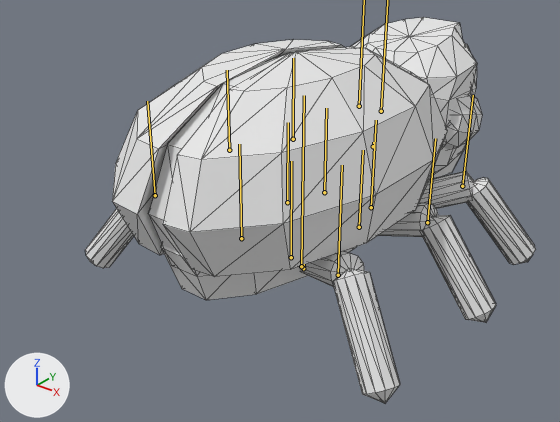
The glTF model assets/models/enemies/beetle_model.glb as it was, and as the next commit left it.
One viewpoint serves both versions: a 50 mm camera at (1.71, -2.29, 1.65) aimed at (-0.11, -0.03, 0.25). The axes (+X, +Y, +Z) are drawn at lower left. The lights are the same throughout. The older version comes first. The bones that bend it are drawn over the model as lines. Mesh edges are drawn as thin lines.
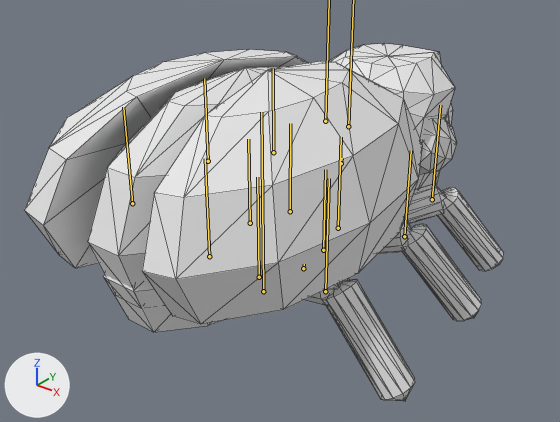
The newer file adds an action. The first version stands in its rest pose; the second is drawn at frame 5 of the action 'hurt'.

The change, as JSON lines over the scene's bpy script:
```json
{"block": "bone_head", "where": "bone_head = bpy.data.objects['controller'].pose.bones['head']  # child of 'controller'"}
{"op": "set", "path": "bone_head.location", "old": "(0.0, 0.0, 0.0)", "new": "(0.0, 0.0, 0.25)"}
{"op": "set", "path": "bone_head.rotation_quaternion", "old": "(1.0, 0.0, 0.0, 0.0)", "new": "(0.996, -0.087, 0.0, 0.0)", "note": "degrees (0, 0, 0) -> degrees (-10, 0, 0)"}
{"block": "bone_body", "where": "bone_body = bpy.data.objects['controller'].pose.bones['body']  # child of 'controller'"}
{"op": "set", "path": "bone_body.location", "old": "(0.0, 0.0, 0.0)", "new": "(0.0, 0.0, 0.25)"}
{"block": "bone_left_wing", "where": "bone_left_wing = bpy.data.objects['controller'].pose.bones['left_wing']  # child of 'body'"}
{"op": "set", "path": "bone_left_wing.rotation_quaternion", "old": "(1.0, 0.0, 0.0, 0.0)", "new": "(0.998, 0.0, -0.065, 0.0)", "note": "degrees (0, 0, 0) -> degrees (0, -7, 0)"}
{"block": "bone_right_wing", "where": "bone_right_wing = bpy.data.objects['controller'].pose.bones['right_wing']  # child of 'body'"}
{"op": "set", "path": "bone_right_wing.rotation_quaternion", "old": "(1.0, 0.0, 0.0, 0.0)", "new": "(0.998, 0.0, 0.065, 0.0)", "note": "degrees (0, 0, 0) -> degrees (0, 7, 0)"}
{"block": "bone_left_front_leg", "where": "bone_left_front_leg = bpy.data.objects['controller'].pose.bones['left_front_leg']  # child of 'controller'"}
{"op": "set", "path": "bone_left_front_leg.location", "old": "(0.0, 0.0, 0.0)", "new": "(0.125, 0.0, 0.217)"}
{"op": "set", "path": "bone_left_front_leg.rotation_quaternion", "old": "(1.0, 0.0, 0.0, 0.0)", "new": "(0.996, 0.0, -0.087, 0.0)", "note": "degrees (0, 0, 0) -> degrees (0, -10, 0)"}
{"block": "bone_left_front_leg2", "where": "bone_left_front_leg2 = bpy.data.objects['controller'].pose.bones['left_front_leg2']  # child of 'left_front_leg'"}
{"op": "set", "path": "bone_left_front_leg2.rotation_quaternion", "old": "(1.0, 0.0, 0.0, 0.0)", "new": "(0.998, 0.0, -0.065, 0.0)", "note": "degrees (0, 0, 0) -> degrees (0, -7, 0)"}
{"block": "bone_right_front_leg", "where": "bone_right_front_leg = bpy.data.objects['controller'].pose.bones['right_front_leg']  # child of 'controller'"}
{"op": "set", "path": "bone_right_front_leg.location", "old": "(0.0, 0.0, 0.0)", "new": "(-0.125, 0.0, 0.217)"}
{"op": "set", "path": "bone_right_front_leg.rotation_quaternion", "old": "(1.0, 0.0, 0.0, 0.0)", "new": "(0.996, 0.0, 0.087, 0.0)", "note": "degrees (0, 0, 0) -> degrees (0, 10, 0)"}
{"block": "bone_right_front_leg2", "where": "bone_right_front_leg2 = bpy.data.objects['controller'].pose.bones['right_front_leg2']  # child of 'right_front_leg'"}
{"op": "set", "path": "bone_right_front_leg2.rotation_quaternion", "old": "(1.0, 0.0, 0.0, 0.0)", "new": "(0.998, 0.0, 0.065, 0.0)", "note": "degrees (0, 0, 0) -> degrees (0, 7, 0)"}
{"block": "bone_left_center_leg", "where": "bone_left_center_leg = bpy.data.objects['controller'].pose.bones['left_center_leg']  # child of 'controller'"}
{"op": "set", "path": "bone_left_center_leg.location", "old": "(0.0, 0.0, 0.0)", "new": "(-0.011, 0.0, 0.25)"}
{"op": "set", "path": "bone_left_center_leg.rotation_quaternion", "old": "(1.0, 0.0, 0.0, 0.0)", "new": "(0.988, 0.0, -0.152, 0.0)", "note": "degrees (0, 0, 0) -> degrees (0, -17, 0)"}
{"block": "bone_left_center_leg2", "where": "bone_left_center_leg2 = bpy.data.objects['controller'].pose.bones['left_center_leg2']  # child of 'left_center_leg'"}
{"op": "set", "path": "bone_left_center_leg2.rotation_quaternion", "old": "(1.0, 0.0, 0.0, 0.0)", "new": "(0.991, 0.0, -0.131, 0.0)", "note": "degrees (0, 0, 0) -> degrees (0, -15, 0)"}
{"block": "bone_right_center_leg", "where": "bone_right_center_leg = bpy.data.objects['controller'].pose.bones['right_center_leg']  # child of 'controller'"}
{"op": "set", "path": "bone_right_center_leg.location", "old": "(0.0, 0.0, 0.0)", "new": "(0.011, 0.0, 0.25)"}
{"op": "set", "path": "bone_right_center_leg.rotation_quaternion", "old": "(1.0, 0.0, 0.0, 0.0)", "new": "(0.988, 0.0, 0.152, 0.0)", "note": "degrees (0, 0, 0) -> degrees (0, 17, 0)"}
{"block": "bone_right_center_leg2", "where": "bone_right_center_leg2 = bpy.data.objects['controller'].pose.bones['right_center_leg2']  # child of 'right_center_leg'"}
{"op": "set", "path": "bone_right_center_leg2.rotation_quaternion", "old": "(1.0, 0.0, 0.0, 0.0)", "new": "(0.991, 0.0, 0.131, 0.0)", "note": "degrees (0, 0, 0) -> degrees (0, 15, 0)"}
{"block": "bone_left_rear_leg", "where": "bone_left_rear_leg = bpy.data.objects['controller'].pose.bones['left_rear_leg']  # child of 'controller'"}
{"op": "set", "path": "bone_left_rear_leg.location", "old": "(0.0, 0.0, 0.0)", "new": "(-0.087, 0.0, 0.166)"}
{"op": "set", "path": "bone_left_rear_leg.rotation_quaternion", "old": "(1.0, 0.0, 0.0, 0.0)", "new": "(0.994, 0.0, -0.109, 0.0)", "note": "degrees (0, 0, 0) -> degrees (0, -13, 0)"}
{"block": "bone_left_rear_leg2", "where": "bone_left_rear_leg2 = bpy.data.objects['controller'].pose.bones['left_rear_leg2']  # child of 'left_rear_leg'"}
{"op": "set", "path": "bone_left_rear_leg2.rotation_quaternion", "old": "(1.0, 0.0, 0.0, 0.0)", "new": "(0.985, 0.0, -0.174, 0.0)", "note": "degrees (0, 0, 0) -> degrees (0, -20, 0)"}
{"block": "bone_right_rear_leg", "where": "bone_right_rear_leg = bpy.data.objects['controller'].pose.bones['right_rear_leg']  # child of 'controller'"}
{"op": "set", "path": "bone_right_rear_leg.location", "old": "(0.0, 0.0, 0.0)", "new": "(0.087, 0.0, 0.166)"}
{"op": "set", "path": "bone_right_rear_leg.rotation_quaternion", "old": "(1.0, 0.0, 0.0, 0.0)", "new": "(0.994, 0.0, 0.109, 0.0)", "note": "degrees (0, 0, 0) -> degrees (0, 13, 0)"}
{"block": "bone_right_rear_leg2", "where": "bone_right_rear_leg2 = bpy.data.objects['controller'].pose.bones['right_rear_leg2']  # child of 'right_rear_leg'"}
{"op": "set", "path": "bone_right_rear_leg2.rotation_quaternion", "old": "(1.0, 0.0, 0.0, 0.0)", "new": "(0.985, 0.0, 0.174, 0.0)", "note": "degrees (0, 0, 0) -> degrees (0, 20, 0)"}
```

Boxes [x1, y1, x2, y2] around the edits, measured in the pictures (560 x 422 px):
```json
{"object": "Mesh_0", "change": "posed", "before": [85, 17, 536, 403], "after": [24, 44, 504, 401], "on screen": "6% wider, 7% shorter"}
{"bone": "head", "before": "(373, 146) to (373, 142)", "after": "(341, 163) to (342, 158)"}
{"bone": "body", "before": "(301, 266) to (304, 95)", "after": "(263, 291) to (261, 112)"}
{"bone": "left_front_leg", "before": "(324, 192) to (326, 108)", "after": "(290, 211) to (290, 123)"}
{"bone": "left_front_leg2", "before": "(293, 139) to (293, 58)", "after": "(273, 152) to (273, 68)"}
{"bone": "right_front_leg", "before": "(371, 207) to (376, 120)", "after": "(338, 228) to (341, 137)"}
{"bone": "right_front_leg2", "before": "(462, 186) to (473, 95)", "after": "(432, 199) to (440, 105)"}
{"bone": "left_center_leg", "before": "(287, 202) to (288, 122)", "after": "(250, 223) to (248, 139)"}
{"bone": "left_center_leg2", "before": "(229, 150) to (227, 70)", "after": "(208, 161) to (204, 78)"}
{"bone": "right_center_leg", "before": "(359, 227) to (363, 150)", "after": "(323, 250) to (325, 169)"}
{"bone": "right_center_leg2", "before": "(427, 222) to (435, 138)", "after": "(404, 236) to (411, 150)"}
{"bone": "left_rear_leg", "before": "(241, 238) to (239, 144)", "after": "(209, 256) to (205, 158)"}
{"bone": "left_rear_leg2", "before": "(155, 195) to (147, 101)", "after": "(132, 203) to (123, 107)"}
{"bone": "right_rear_leg", "before": "(291, 257) to (291, 161)", "after": "(259, 277) to (257, 177)"}
{"bone": "right_rear_leg2", "before": "(338, 275) to (342, 165)", "after": "(325, 291) to (329, 178)"}
```
